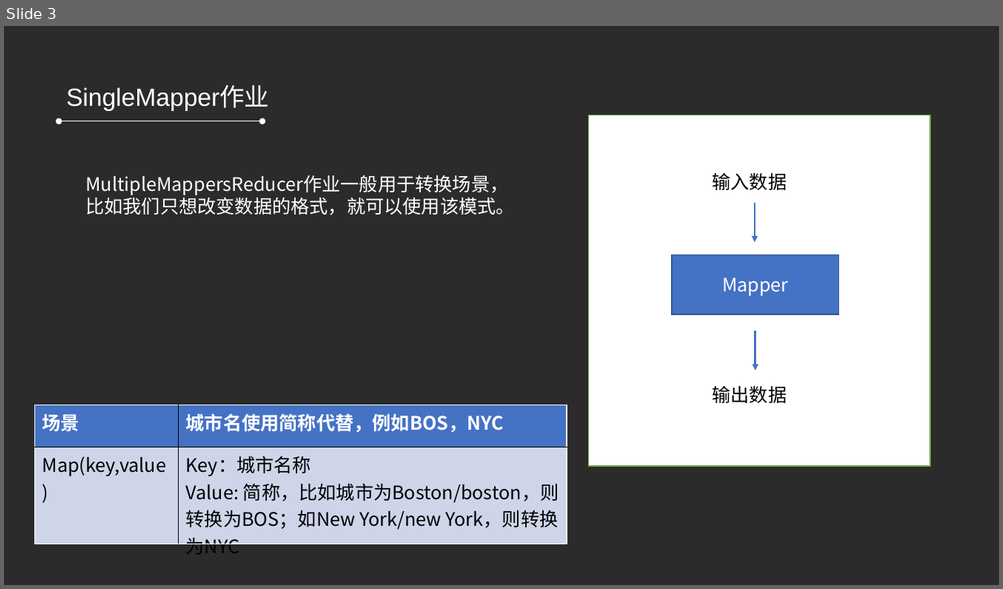
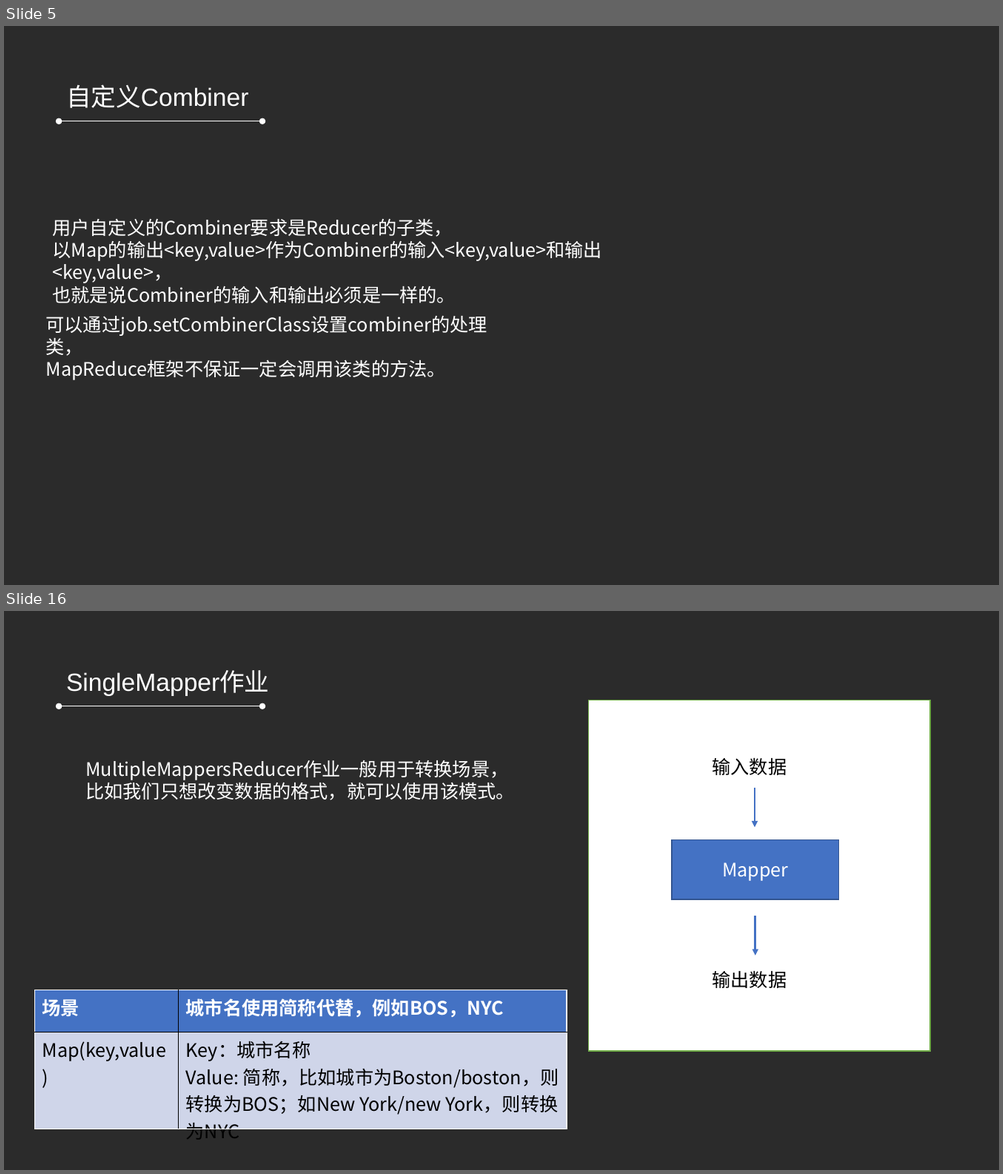
Before and after one commit to refuil/hadoopAction, a slide deck: 第五章 MapReduce高级程序设计.pptx. Shown one above the other, each under a label of ours: slide 3 before the commit, slides 5 and 16 after it; the slides between them are not shown. The pictures are 1003x589 and 1003x1174 pixels, drawn with LibreOffice and Linux fonts; fonts in the diff are those of the drawing; background and template pictures are left out; a plain dark background stands for a picture behind light text. Boxes give left, top, right and bottom in pixels: in the first picture for what was removed or moved away, otherwise in the second. Text is boxed around its words. In the diff, an @@ line names an element or a change of style, - is before the commit and + after.

```diff
--- a/第五章 MapReduce高级程序设计.pptx
+++ b/第五章 MapReduce高级程序设计.pptx
@@ slide 5 added at <box>4,26,999,585</box>, background picture (left out) @@
@@ text added at <box>66,84,248,108</box>, 24 pt, text #FFFFFF @@
+自定义Combiner
@@ double arrow added from (60, 121) to (262, 121), #FFFFFF 0.5 pt @@
@@ text added at <box>52,219,602,304</box>, 18 pt, text #FFFFFF @@
+用户自定义的Combiner要求是Reducer的子类，
+以Map的输出<key,value>作为Combiner的输入<key,value>和输出<key,value>，
+也就是说Combiner的输入和输出必须是一样的。
@@ text added at <box>46,316,487,380</box>, 18 pt, text #FFFFFF @@
+可以通过job.setCombinerClass设置combiner的处理类，
+MapReduce框架不保证一定会调用该类的方法。
@@ what was slide 3 is now slide 16 @@
```
Also in this commit, not shown: 1 slide changed, 16 other slides added, 3 slides removed, 19 other files.
